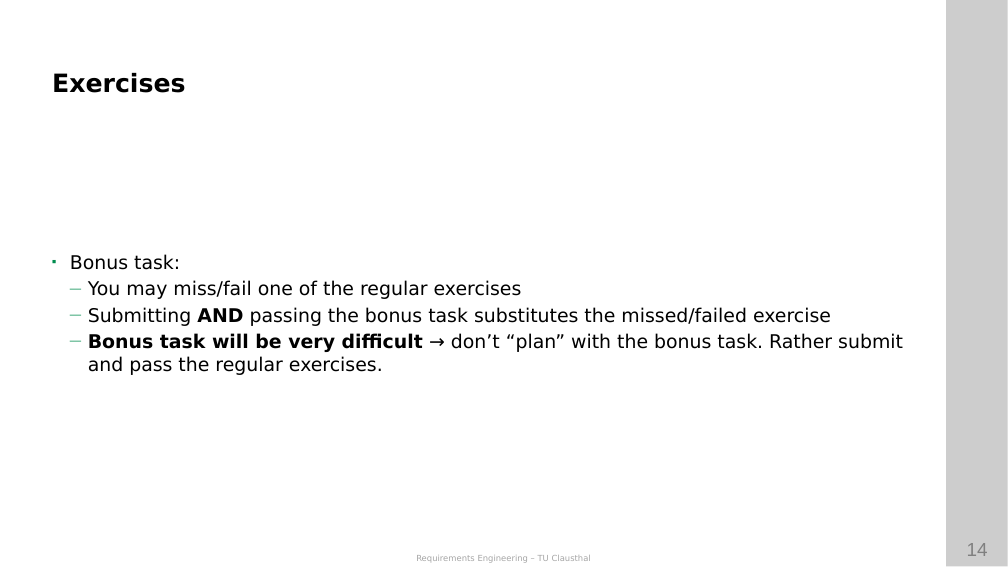
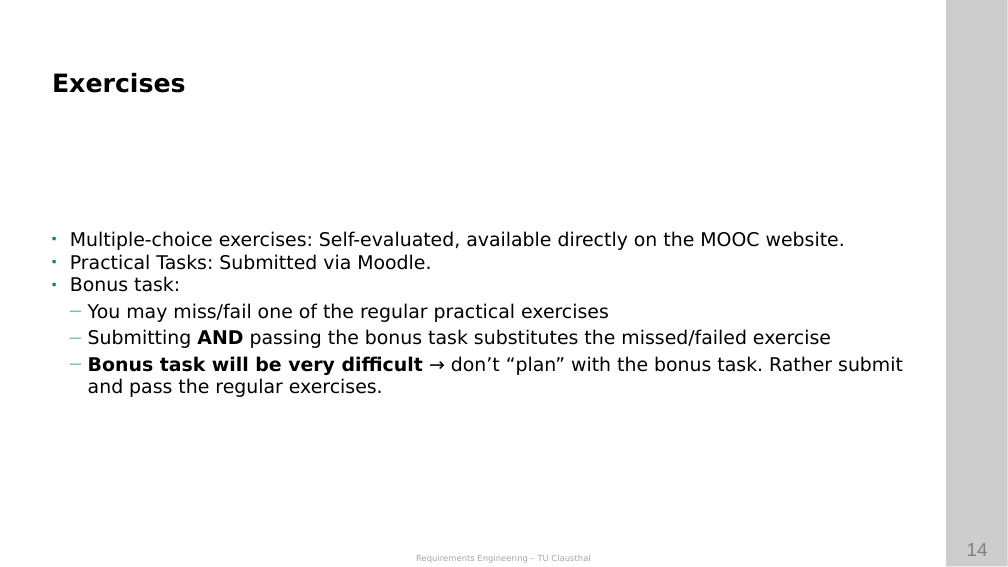
Before and after one commit to ETCE-LAB/teaching-material, a slide deck: slide 14 of Requirements-Engineering/RE-L00-Organization.pptx. Drawn at 1008x567 pixels with LibreOffice and Linux fonts; fonts in the diff are those of the drawing; background and template pictures are left out. Boxes give left, top, right and bottom in pixels: in the first picture for what was removed or moved away, otherwise in the second. Text is boxed around its words. In the diff, an @@ line names an element or a change of style, - is before the commit and + after.

```diff
--- a/Requirements-Engineering/RE-L00-Organization.pptx
+++ b/Requirements-Engineering/RE-L00-Organization.pptx
@@ text at (70,231,845,270): paragraphs added @@
+◾ Multiple-choice exercises: Self-evaluated, available directly on the MOOC website.
+◾ Practical Tasks: Submitted via Moodle.
@@ text at (88,303,609,322): text changed @@
-  — You may miss/fail one of the regular exercises
+  — You may miss/fail one of the regular practical exercises
```
Also in this commit, not shown: 8 other slides changed, 1 slide added, 5 slides removed, 1 other file.
